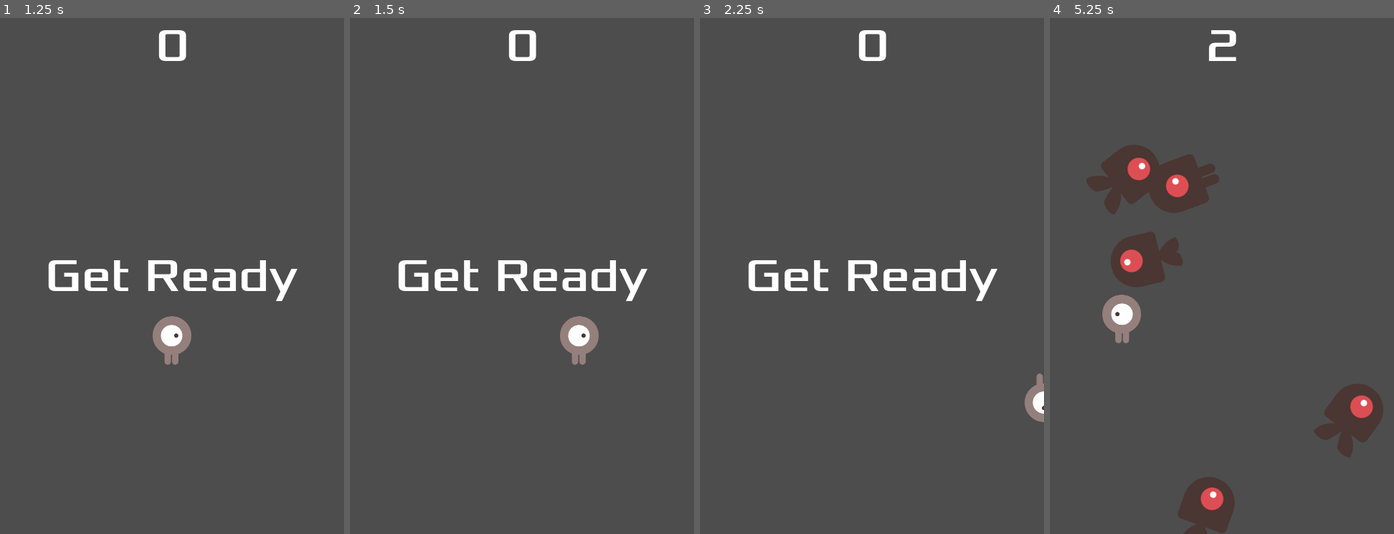
Above: before the commit, frames 1-4 (left to right).
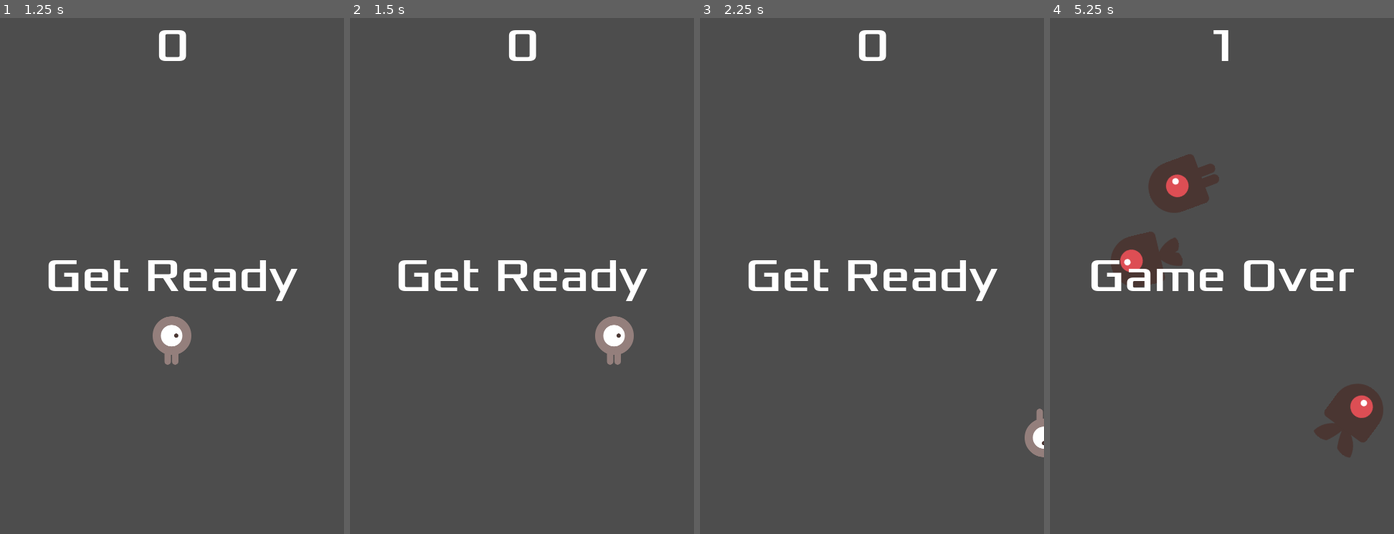
Above: after the commit, the same moments.

Repository: drakfyre/Godot2dTutorial
Game: Godot game, scene res://main.tscn
The game is run twice, just before and just after one commit, with the same random seed, the same clock (stepped at 60 frames per second) and the same inputs.
Inputs:
- Up to frame 1 (1.25 s): click "Start" at 0.5 s
- Up to frame 2 (1.5 s): tap Enter at 1.25 s; hold Right (MoveRight) from 1.28 s (still down)
- Up to frame 3 (2.25 s): release Right (MoveRight) at 2.03 s; hold Down (MoveDown) from 2.03 s (still down)
- Up to frame 4 (5.25 s): release Down (MoveDown) at 2.78 s; hold Right (MoveRight) 2.78-3.53 s; hold Up (MoveUp) 3.53-4.28 s; hold Left (MoveLeft) from 4.28 s (still down)

Frame 1 is identical in both runs. In frame 2, 1.4% of the frame differs, in the area x 61-83%, y 57-68%; in frame 3, 0.7%; in frame 4, 5.6%, in the area x 10-89%, y 2-100%.

Commit message:
Made player faster!

Diff:
--- a/main.tscn
+++ b/main.tscn
@@ -16,6 +16,7 @@
 mobScene = ExtResource("2_wrbva")
 
 [node name="Player" parent="." instance=ExtResource("3_b2prn")]
+speed = 645
 
 [node name="MobTimer" type="Timer" parent="."]
 wait_time = 0.5
